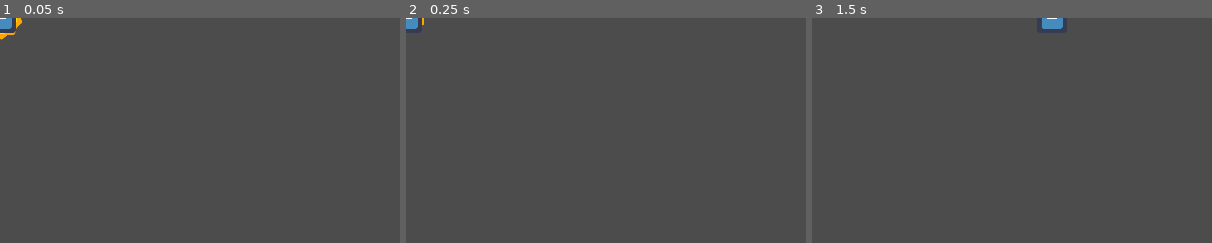
Above: before the commit, frames 1-3 (left to right).
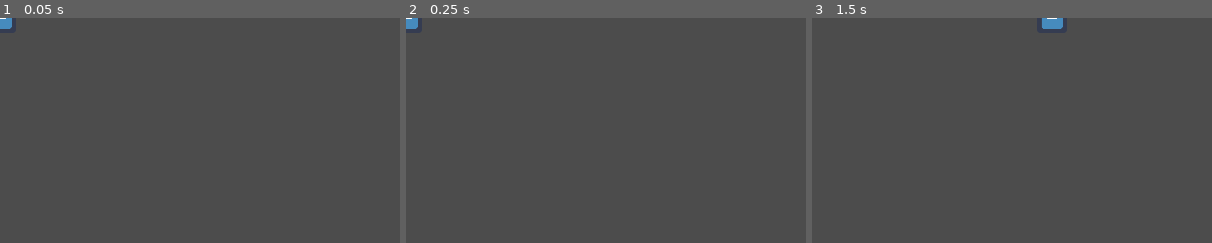
Above: after the commit, the same moments.

Repository: Szczocik/Pollinations_bee
Game: Godot game, scene res://Player/Player2.tscn
Same seed, same stepped clock (60 frames per second), same inputs: the game is played once before the commit and once after it. This scene is started directly instead of the project's main scene. The engine's default icon, where the game draws it, is replaced by a stand-in: a white triangle on a blue panel in a dark square.
Inputs (mouse positions are % of the whole screen's width and height, from its top left):
- Up to frame 1 (0.05 s): no input
- Up to frame 2 (0.25 s): no input
- Up to frame 3 (1.5 s): tap Enter at 0.5 s; move the mouse to (72, 45) at 0.52 s; tap Space at 1.25 s; move the mouse to (30, 55) at 1.27 s
The pictures show only the part of the screen within x 0-50%, y 0-50%; the shares and areas given below are measured in that part.

The runs differ from the first frame. In frame 1, 0.1% of the frame differs, in the area x 0-6%, y 0-10%; in frame 2, less than 0.1%; in frame 3, nothing differs.

Commit message:
move back player

Diff:
--- a/Flower/Flower.tscn
+++ b/Flower/Flower.tscn
@@ -127,8 +127,12 @@
 }
 
 [node name="Flower" type="Area2D" groups=["flower"]]
+position = Vector2( -50, 0 )
 scale = Vector2( 0.5, 0.5 )
 script = SubResource( 6 )
+__meta__ = {
+"_edit_group_": true
+}
 
 [node name="Sprite" type="Sprite" parent="."]
 modulate = Color( 1, 1, 0.0431373, 1 )
--- a/World.gd
+++ b/World.gd
@@ -53,7 +53,7 @@
 	get_tree().call_group("flower", "light_off")
 	MusicController.reset_volume()
 	get_tree().call_group("flower", "start_move")
-	$MusicTimer.start()
+	$RestartMusicTimer.start()
 
 func curr_strip():
 	var no = -1
